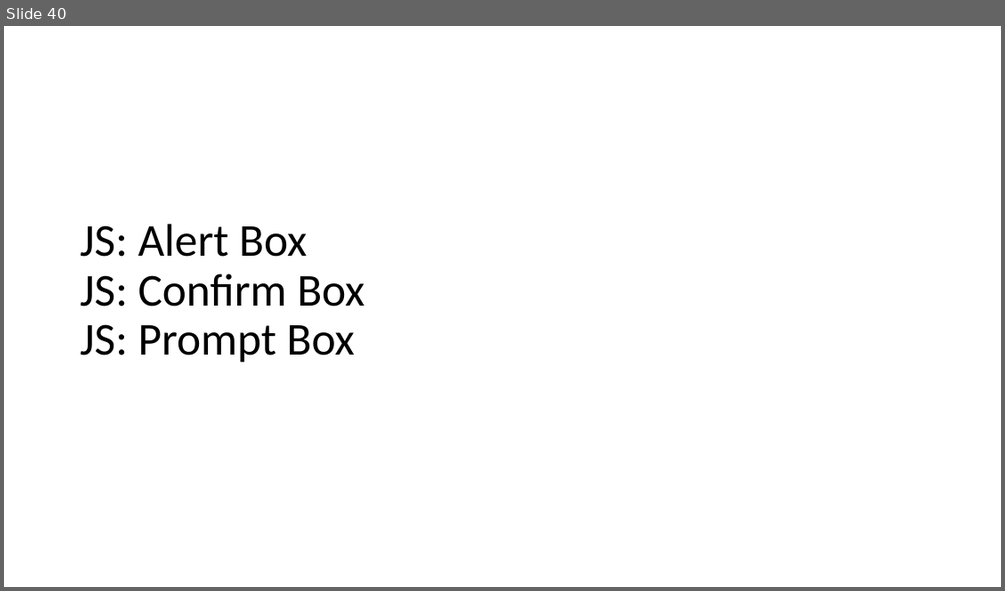
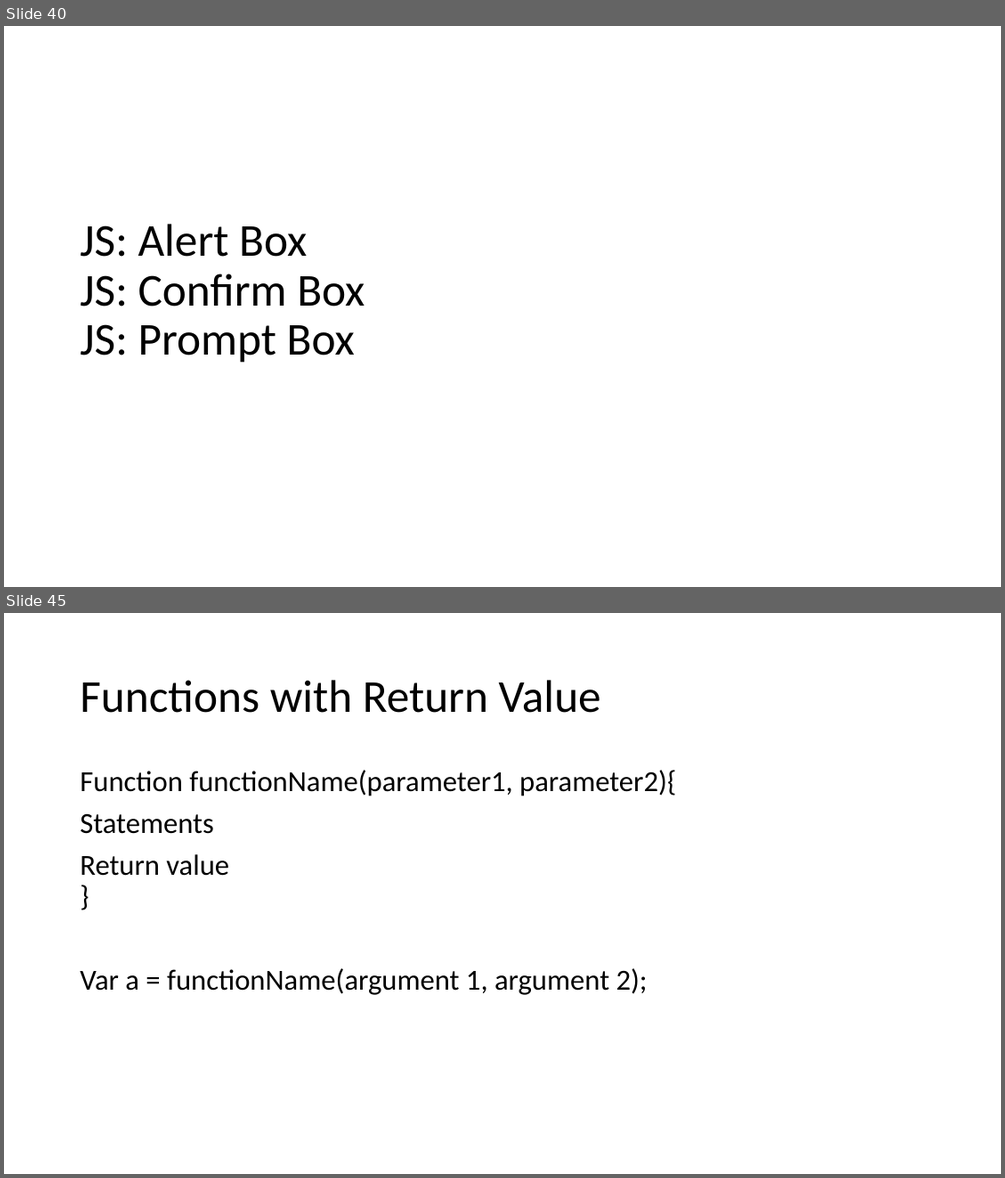
Before and after one commit to PiyushChaturvedii/Batch04, a slide deck: JavaScript.pptx. Shown one above the other, each under a label of ours: slide 40 before the commit, slides 40 and 45 after it; the slides between them are not shown. The pictures are 1005x591 and 1005x1178 pixels, drawn with LibreOffice and Linux fonts; fonts in the diff are those of the drawing. Boxes give left, top, right and bottom in pixels: in the first picture for what was removed or moved away, otherwise in the second. Text is boxed around its words. In the diff, an @@ line names an element or a change of style, - is before the commit and + after.

Commit message:
functions

```diff
--- a/JavaScript.pptx
+++ b/JavaScript.pptx
@@ slide 45 added at [4, 613, 1001, 1174], background #FFFFFF @@
@@ title added at [80, 680, 601, 713], 44 pt, text #000000 @@
+Functions with Return Value
@@ text added at [80, 770, 676, 995], 28 pt, text #000000 @@
+Function functionName(parameter1, parameter2){
+Statements
+Return value
+}
+Var a = functionName(argument 1, argument 2);
```
Also in this commit, not shown: 4 other slides added, 2 other files.
